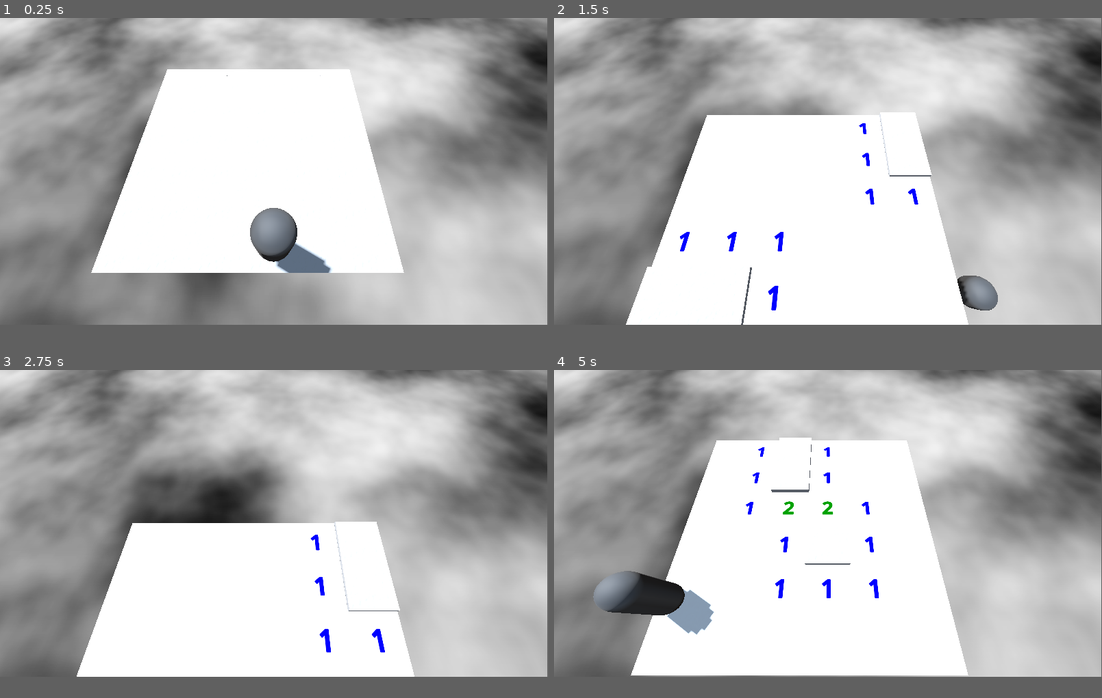
Above: before the commit, frames 1-4 (two rows, left to right).
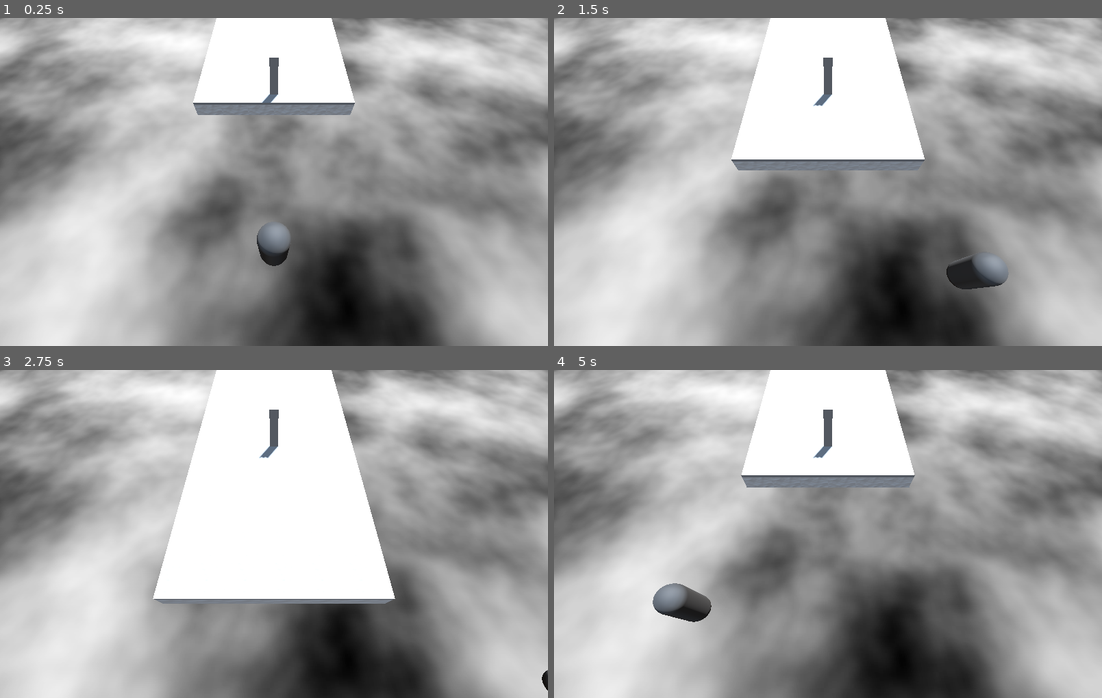
Above: after the commit, the same moments.

Repository: Blubtastic/minesweeper_2
Game: Godot game, scene res://Main.tscn
Two runs of this game, one before a commit and one after it. Both use one fixed random seed, a clock stepped at 60 frames per second and the inputs below.
Inputs (mouse positions are in pixels of both pictures, inside the frame that each line leads up to):
- Up to frame 1 (0.25 s): no input
- Up to frame 2 (1.5 s): tap Enter (ui_accept) at 0.5, 0.77 s; move the mouse to (948, 155) at 0.52 s; hold Right (ui_right) 0.53-1.28 s; click (948, 155) at 0.67 s; move the mouse to (718, 185) at 1.27 s; hold Down (ui_down) from 1.28 s (still down)
- Up to frame 3 (2.75 s): tap Enter (ui_accept) at 1.52 s; move the mouse to (328, 455) at 2.02 s; release Down (ui_down) at 2.03 s; hold Right (ui_right) from 2.03 s (still down)
- Up to frame 4 (5 s): move the mouse to (800, 583) at 2.77 s; release Right (ui_right) at 2.78 s; hold Up (ui_up) 2.78-3.53 s; click (800, 583) at 2.92 s; tap Enter (ui_accept) at 3.02, 3.77, 4.52 s; move the mouse to (992, 570) at 3.52 s; hold Left (ui_left) from 3.53 s (still down); tap R (restart) at 4.15 s; move the mouse to (663, 478) at 4.27 s
In our replay, the window is 799x449 before the commit and 800x480 after it. These sizes can differ from the game's own. Grey fills any space a smaller window leaves; there, only what the larger window draws over its background counts as a difference.

The runs differ from the first frame. In frame 1, 76% of the frame differs, in the area x 0-100%, y 0-100%; in frame 2, 76%; in frame 3, 72%; in frame 4, 77%.

Commit message:
working base concept

Diff:
--- a/Main.tscn
+++ b/Main.tscn
@@ -16,6 +16,9 @@
 sky = SubResource("Sky_41lmj")
 tonemap_mode = 2
 
+[sub_resource type="BoxMesh" id="BoxMesh_mtk4d"]
+size = Vector3(0.1, 0.5, 0.01)
+
 [sub_resource type="Gradient" id="Gradient_pdf2w"]
 
 [sub_resource type="FastNoiseLite" id="FastNoiseLite_4jtbg"]
@@ -24,11 +27,14 @@
 color_ramp = SubResource("Gradient_pdf2w")
 noise = SubResource("FastNoiseLite_4jtbg")
 
+[sub_resource type="BoxShape3D" id="BoxShape3D_vjdxl"]
+size = Vector3(100, 1, 100)
+
 [node name="Root" type="Node3D"]
 script = ExtResource("1_m0fyf")
 
 [node name="Player" parent="." instance=ExtResource("1_mwkh8")]
-transform = Transform3D(1, 0, 0, 0, 1, 0, 0, 0, 1, 0.152356, 2.41356, 3)
+transform = Transform3D(1, 0, 0, 0, 1, 0, 0, 0, 1, 0, 2.4, 0)
 
 [node name="DirectionalLight3D" type="DirectionalLight3D" parent="."]
 transform = Transform3D(-0.866023, -0.433016, 0.250001, 0, 0.499998, 0.866027, -0.500003, 0.749999, -0.43301, 0, 0, 0)
@@ -38,13 +44,25 @@
 environment = SubResource("Environment_qwbq1")
 
 [node name="Camera3D" type="Camera3D" parent="."]
-transform = Transform3D(-2.01106e-08, 0.88788, -0.460076, 3.88104e-08, 0.460076, 0.88788, 1, 1.95399e-14, -4.37114e-08, -0.337852, 4.90944, 3)
+transform = Transform3D(1, 0, 0, 0, 0.5, 0.866026, 0, -0.866026, 0.5, 0, 6, 1)
 current = true
 script = ExtResource("3_rbuf0")
 
-[node name="Background" type="Sprite3D" parent="."]
+[node name="Ray" type="RayCast3D" parent="."]
+transform = Transform3D(3, 0, 0, 0, 3, 0, 0, 0, 3, 0, 2, -6)
+target_position = Vector3(0, -2, 0)
+
+[node name="MeshInstance3D" type="MeshInstance3D" parent="Ray"]
+transform = Transform3D(1, 0, 0, 0, 1, 0, 0, 0, 1, 0, -0.25, 0)
+mesh = SubResource("BoxMesh_mtk4d")
+
+[node name="Ground" type="StaticBody3D" parent="."]
+collision_layer = 8
+collision_mask = 8
+
+[node name="Background" type="Sprite3D" parent="Ground"]
 transform = Transform3D(10, 0, 0, 0, -4.37114e-07, 10, 0, -10, -4.37114e-07, 0, 0, 0)
 texture = SubResource("NoiseTexture2D_nag6v")
 
-[node name="Ray" type="RayCast3D" parent="."]
-transform = Transform3D(3, 0, 0, 0, 3, 0, 0, 0, 3, 0, 2, 0)
+[node name="CollisionShape3D" type="CollisionShape3D" parent="Ground"]
+shape = SubResource("BoxShape3D_vjdxl")
--- a/chunk_spawner.gd
+++ b/chunk_spawner.gd
@@ -3,10 +3,13 @@
 
 @onready var ray: RayCast3D = $Ray
 
-# Called every frame. 'delta' is the elapsed time since the previous frame.
 func _process(delta: float) -> void:
+	if Input.is_action_pressed("restart"):
+		get_tree().reload_current_scene()
+
+func _physics_process(delta: float):
 	if !ray.is_colliding():
 		var chunk_instance = CubeChunk.instantiate()
-		var chunk_position = Vector3(0.5, 0, 0)
+		var chunk_position = Vector3(ray.transform.origin.x - 2.5, 0, ray.transform.origin.z + -11.5)
 		chunk_instance.transform.origin = chunk_position
 		add_child(chunk_instance)
--- a/cube_chunk.gd
+++ b/cube_chunk.gd
@@ -1,70 +1,32 @@
 extends AnimatableBody3D
 
 const CubeScene := preload("res://shared/cube/Cube.tscn")
+const GRID_HEIGHT := 12
 const GRID_WIDTH := 6
-const GRID_HEIGHT := 6
-const NUMBER_OF_MINES := 2
-const SPAWN_OFFSET = Vector3(0, 5, 0)
-
-const NUMBER_OF_NOT_MINES := GRID_WIDTH * GRID_HEIGHT - NUMBER_OF_MINES
+const NUMBER_OF_MINES := 6
 const CUBE_DISTANCE := 1.0
-const DROP_INCREASE := 1
-var drop_intensity := 1.5
-var game_over: bool = false
 var game_started: bool = false
-var game_won: bool = false
-var play_time := 0.0
-var cubes
-var cleared_cubes := []
-var number_of_flags := 0
-
-
-#@onready var game_timer: Label = $"../HUD/InGameHUD/Timer"
-#@onready var background: ColorRect = $"../HUD/InGameHUD/Background"
-#@onready var time_used: Label = $"../HUD/InGameHUD/GameWonUI/TimeUsed"
-#@onready var game_won_ui: VBoxContainer = $"../HUD/InGameHUD/GameWonUI"
-#@onready var game_over_ui: VBoxContainer = $"../HUD/InGameHUD/GameOverUI"
-#@onready var remaining_mines_label: Label = $"../HUD/InGameHUD/RemainingMinesLabel"
-#@onready var hud: Control = $"../HUD"
-
-#@onready var camera: Camera3D = $"../Camera3D"
-#@onready var player: Node3D = $"../Player"
+var cubes = []
 
 func _ready() -> void:
 	randomize()
 	spawn_grid()
+	set_mines()
 
 func _process(delta):
-	# move cubechunk backwards (-X) in a constant motion
-	move_and_collide(Vector3(-0.05, 0, 0))
-	# var game_in_progress = game_started and !game_won and !game_over
-	#if game_in_progress:
-		#play_time += delta
-	#game_timer.text = str("%.1f" % play_time, "s")
-	#remaining_mines_label.text = str(NUMBER_OF_MINES - number_of_flags)
-
-	#await get_tree().create_timer(2.0).timeout
-
-	if Input.is_action_pressed("restart"):
-		get_tree().reload_current_scene()
-
-	if game_over:
-		if drop_intensity >= 0.0:
-			drop_intensity -= DROP_INCREASE * delta
+	move_and_collide(Vector3(0, 0, 0.07))
 
 func spawn_grid():
-	for h in range(GRID_HEIGHT):
-		for w in range(GRID_WIDTH):
+	for h in range(GRID_WIDTH):
+		for w in range(GRID_HEIGHT):
 			var cube_instance = CubeScene.instantiate()
 			var cube_position = Vector3(h * CUBE_DISTANCE, 0, w * CUBE_DISTANCE)
 			cube_instance.transform.origin = cube_position
-			cube_instance.game_over.connect(on_game_over)
-			cube_instance.cube_was_cleared.connect(on_cube_was_cleared)
 			add_child(cube_instance)
-	cubes = get_tree().get_nodes_in_group("cubes")
+			cubes.append(cube_instance)
 	cubes = cubes.filter(func(cube): return !(cube.isLoadingCleared or cube.isLoadingExploded))
 
-func randomized_mines(ignore_indexes: Array[int]):
+func randomized_mines():
 	var mine_list := []
 	for i in range(NUMBER_OF_MINES):
 		mine_list.append(true)
@@ -72,61 +34,10 @@
 	for i in range(GRID_WIDTH * GRID_HEIGHT - NUMBER_OF_MINES):
 		not_mine_list.append(false)
 	var fullList := mine_list + not_mine_list
-
-	for index in ignore_indexes:
-		fullList.pop_back()
 	fullList.shuffle()
-	ignore_indexes.sort()
-	for index in ignore_indexes:
-		if fullList.size() > index:
-			fullList.insert(index, false)
-		else:
-			fullList.append(false)
 	return fullList
 
-func set_mines(ignore_indexes):
-	var mine_list = randomized_mines(ignore_indexes)
+func set_mines():
+	var mine_list = randomized_mines()
 	for i in range(cubes.size()):
 		cubes[i].is_bomb = mine_list[i]
-
-func on_game_over():
-	#player.died()
-	game_over = true
-	#game_over_ui.visible = true
-	on_game_won(false)
-	for node in cubes:
-		if node and not node.is_queued_for_deletion():
-			node.reveal_cube()
-			node.remove_flag()
-
-	#camera.start_shake(.4, 1.0)
-	for node in cubes:
-		if node and not node.is_queued_for_deletion():
-			var timer2 = get_tree().create_timer(drop_intensity)
-			await timer2.timeout
-
-func on_game_won(is_win: bool):
-	game_won = is_win
-	#background.visible = is_win
-	#time_used.text = "Time used: " + str("%.1f" % play_time, "s")
-	#game_won_ui.visible = is_win
-
-func on_game_start(cleared_cube):
-	#hud.game_started()
-	if !game_started:
-		game_started = true
-		var nearby_cubes = cleared_cube.cube_scanner.get_cubes_around()
-		for mine in nearby_cubes:
-			mine.is_bomb = false
-		# loop and find all indexes
-		var indexes_to_ignore: Array[int] = []
-		for new_cleared_cube in nearby_cubes:
-			var new_index = cubes.find(new_cleared_cube)
-			indexes_to_ignore.append(new_index)
-		set_mines(indexes_to_ignore)
-
-func on_cube_was_cleared(cleared_cube):
-	on_game_start(cleared_cube)
-	cleared_cubes.append(cleared_cube)
-	if !game_over and cleared_cubes.size() == NUMBER_OF_NOT_MINES:
-		on_game_won(true)
--- a/project.godot
+++ b/project.godot
@@ -15,6 +15,11 @@
 config/features=PackedStringArray("4.3", "GL Compatibility")
 config/icon="res://icon.svg"
 
+[display]
+
+window/size/viewport_width=2000
+window/size/viewport_height=1200
+
 [input]
 
 restart={
--- a/shared/player/Player.tscn
+++ b/shared/player/Player.tscn
@@ -50,7 +50,6 @@
 script = ExtResource("1_pp3vs")
 
 [node name="AlivePlayer" type="CharacterBody3D" parent="."]
-transform = Transform3D(-4.37114e-08, 0, -1, 0, 1, 0, 1, 0, -4.37114e-08, 0, 0, 0)
 collision_layer = 8
 collision_mask = 8
 script = ExtResource("1_fjkuh")
--- a/shared/player/character_body_3d.gd
+++ b/shared/player/character_body_3d.gd
@@ -1,6 +1,7 @@
 extends CharacterBody3D
 
 const SPEED = 4.0
+const Z_SPEED = 2.0
 const JUMP_VELOCITY = 8
 var overlapping_cubes
 @onready var hitbox: Area3D = $Area3D
@@ -23,10 +24,10 @@
 	var direction := (transform.basis * Vector3(input_dir.x, 0, input_dir.y)).normalized()
 	if direction:
 		velocity.x = direction.x * SPEED
-		velocity.z = direction.z * SPEED
+		velocity.z = direction.z * Z_SPEED
 	else:
 		velocity.x = move_toward(velocity.x, 0, SPEED)
-		velocity.z = move_toward(velocity.z, 0, SPEED)
+		velocity.z = move_toward(velocity.z, 0, Z_SPEED)
 
 	if is_controllable:
 		move_and_slide()
Not shown: 1 places in Main.tscn that only renumber resources
